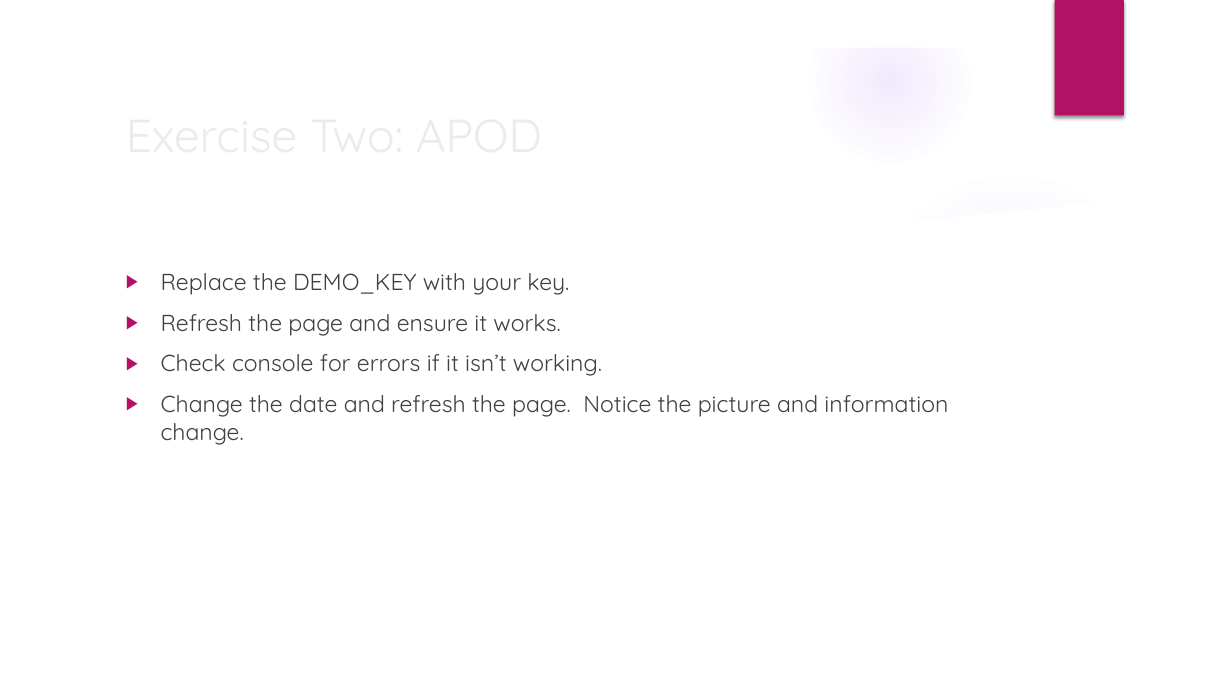
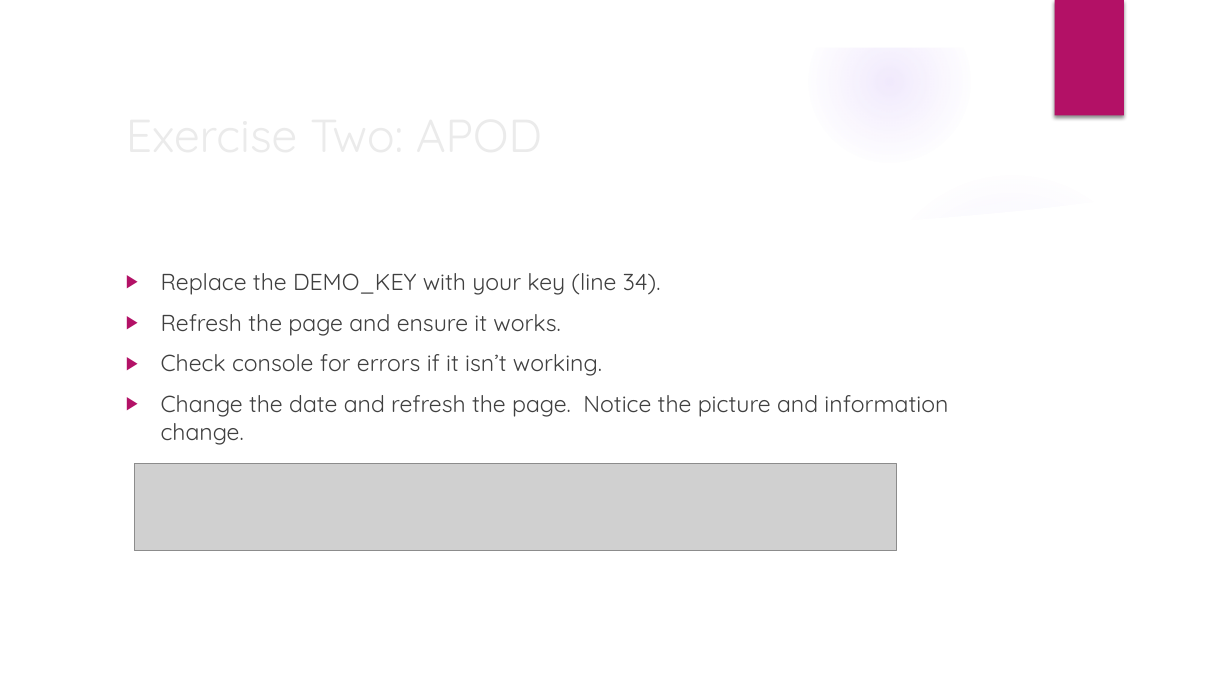
Before and after one commit to LauraBiss/apis_materials, a slide deck: slide 12 of Intro to APIs.pptx (slide 11 before the commit). Drawn at 1232x693 pixels with LibreOffice and Linux fonts; fonts in the diff are those of the drawing; grey boxes stand for pictures; background and template pictures are left out. Boxes give left, top, right and bottom in pixels: in the first picture for what was removed or moved away, otherwise in the second. Text is boxed around its words. In the diff, an @@ line names an element or a change of style, - is before the commit and + after.

```diff
--- a/Intro to APIs.pptx
+++ b/Intro to APIs.pptx
@@ text at bbox=[161, 273, 661, 295]: text changed @@
-▶ Replace the DEMO_KEY with your key.
+▶ Replace the DEMO_KEY with your key (line 34).
@@ picture added at bbox=[134, 464, 897, 552] @@
```
Also in this commit, not shown: 3 other slides changed, 2 slides added, 3 other files.
